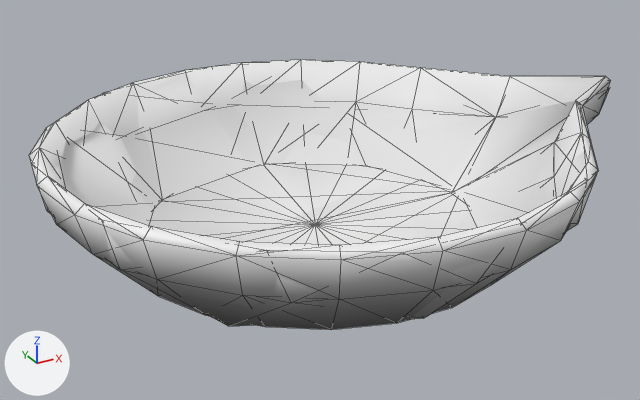
An edit to the glTF model public/models/props/m_lamp.glb, drawn before and after from the same camera.
Both versions are drawn from a 50 mm lens placed at (-0.1004, -0.185, 0.1043), pointed at (0.0036, 0.004, 0.0098). Every picture has the same lights, and +X, +Y and +Z are marked at lower left. The picture after the commit comes second. Mesh edges are drawn as thin lines.

In view in the first picture: 'lod0__clay', 'lod1__clay'.
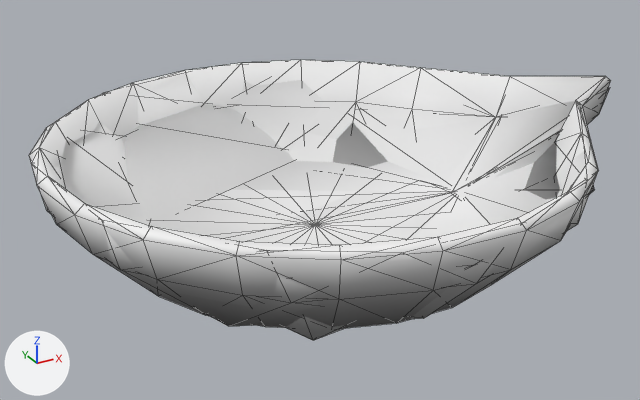
Where the change shows, as pixel boxes [x1, y1, x2, y2] in the pictures (640 x 400 px):
'lod2__clay', added: after [124, 104, 595, 340]

The change, as a list of edits to the scene's bpy script:
```text
Add mat_defaultmaterial_002:
    mat_defaultmaterial_002 = bpy.data.materials.new('DefaultMaterial.002')
    mat_defaultmaterial_002.use_nodes = True; mat_defaultmaterial_002.node_tree.nodes.clear()
    _N = mat_defaultmaterial_002.node_tree.nodes; _L = mat_defaultmaterial_002.node_tree.links
    n0 = _N.new('ShaderNodeOutputMaterial'); n0.name = 'Material Output'
    n1 = _N.new('ShaderNodeBsdfPrincipled'); n1.name = 'Principled BSDF'
    n2 = _N.new('ShaderNodeVertexColor'); n2.name = 'Color Attribute'
    _L.new(n1.outputs[0], n0.inputs[0])  # 'BSDF' to 'Surface'
    _L.new(n2.outputs[0], n1.inputs[0])  # 'Color' to 'Base Color'
Add me_lod2__clay:
    me_lod2__clay.from_pydata(...)  # 22 vertices, 40 faces; spans x -0.066..0.099, y -0.067..0.067, z 0.001..0.027
    me_lod2__clay.materials.append(mat_defaultmaterial_002)
Add ob_lod2__clay:
    ob_lod2__clay = bpy.data.objects.new('lod2__clay', me_lod2__clay)
    ob_lod2__clay.location = (0.0, 0.0, 0.0)
```
